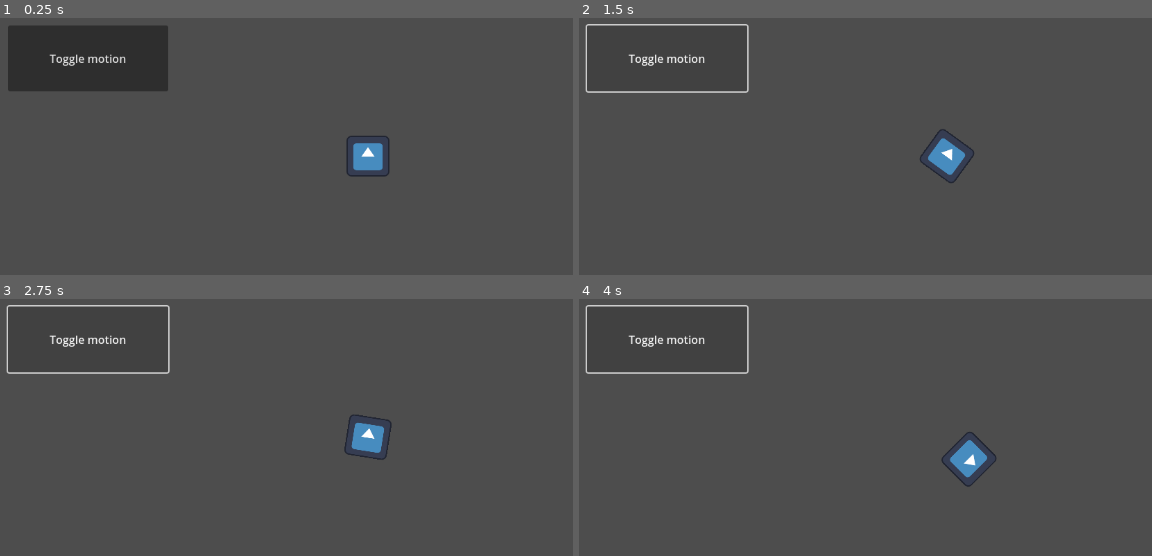
Above: before the commit, frames 1-4 (two rows, left to right).
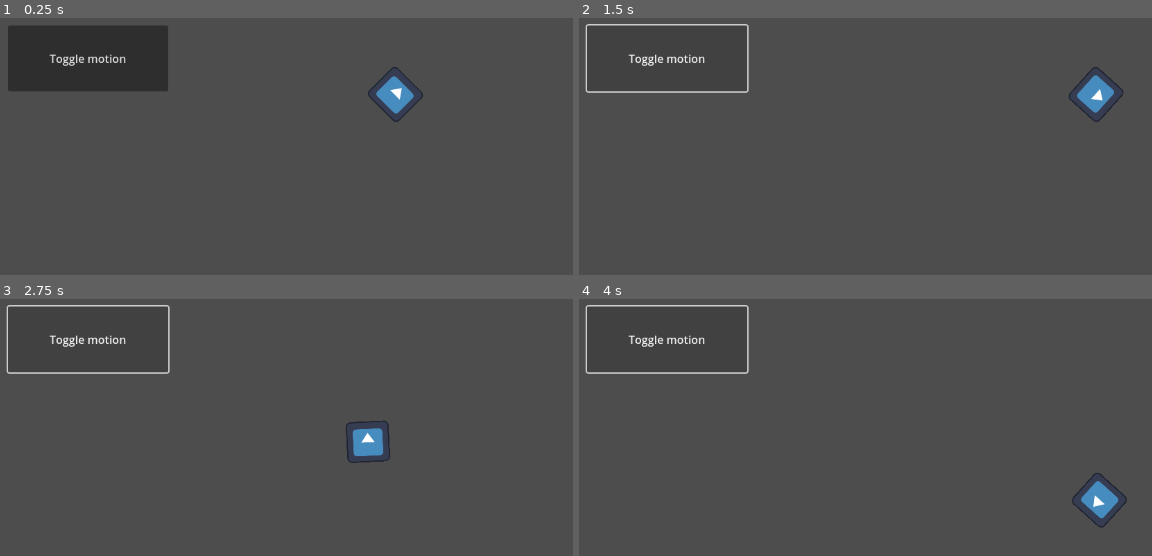
Above: after the commit, the same moments.

Repository: JoelEncinas/Godot-Journey
Game: Godot game, scene res://node_2d.tscn
The game is run twice, just before and just after one commit, with the same random seed, the same clock (stepped at 60 frames per second) and the same inputs. The project has no main scene, so this scene is started directly. The engine's default icon, where the game draws it, is replaced by a stand-in: a white triangle on a blue panel in a dark square.
Inputs:
- Up to frame 1 (0.25 s): no input
- Up to frame 2 (1.5 s): click "Toggle motion" at 0.5 s; tap Enter at 1.25 s; hold Right (ui_right) from 1.28 s (still down)
- Up to frame 3 (2.75 s): release Right (ui_right) at 2.03 s; hold Left (ui_left) from 2.03 s (still down)
- Up to frame 4 (4 s): release Left (ui_left) at 2.78 s; hold Right (ui_right) 2.78-3.53 s; hold Up (ui_up) from 3.53 s (still down)

The runs differ from the first frame. In frame 1, 1.4% of the frame differs, in the area x 60-74%, y 19-62%; in frame 2, 1.5%, in the area x 59-95%, y 19-65%; in frame 3, 0.5%; in frame 4, 1.5%.

Commit message:
use signal to link button to sprite

Diff:
--- a/FirstGame/Sprite2D.gd
+++ b/FirstGame/Sprite2D.gd
@@ -1,21 +1,14 @@
 extends Sprite2D
 
-var speed = 100
+var speed = 400
 var angular_speed = PI
 
+
 func _process(delta):
-	var direction = 0
+	rotation += angular_speed * delta
+	var velocity = Vector2.UP.rotated(rotation) * speed
+	position += velocity * delta
 
-	if Input.is_action_pressed("ui_left"):
-		direction = -1
-	if Input.is_action_pressed("ui_right"):
-		direction = 1
 
-	rotation += angular_speed * direction * delta
-
-	var velocity = Vector2.ZERO
-
-	if Input.is_action_pressed("ui_up"):
-		velocity = Vector2.UP.rotated(rotation) * speed
-
-	position += velocity * delta
+func _on_button_pressed():
+	set_process(not is_processing())
--- a/FirstGame/node_2d.tscn
+++ b/FirstGame/node_2d.tscn
@@ -12,3 +12,5 @@
 offset_right = 293.0
 offset_bottom = 178.0
 text = "Toggle motion"
+
+[connection signal="pressed" from="Button" to="Sprite2D" method="_on_button_pressed"]
